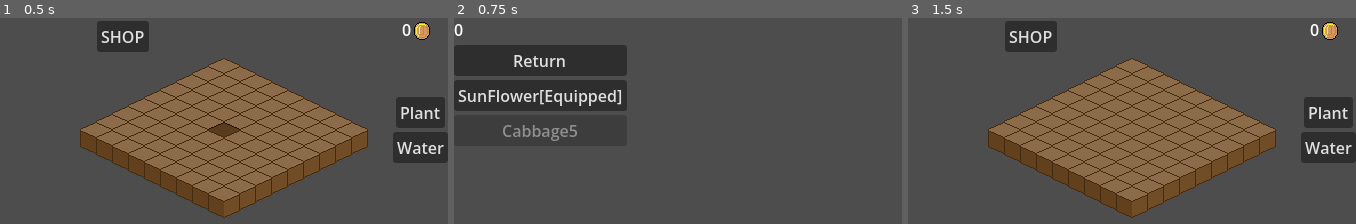
Above: before the commit, frames 1-3 (left to right).
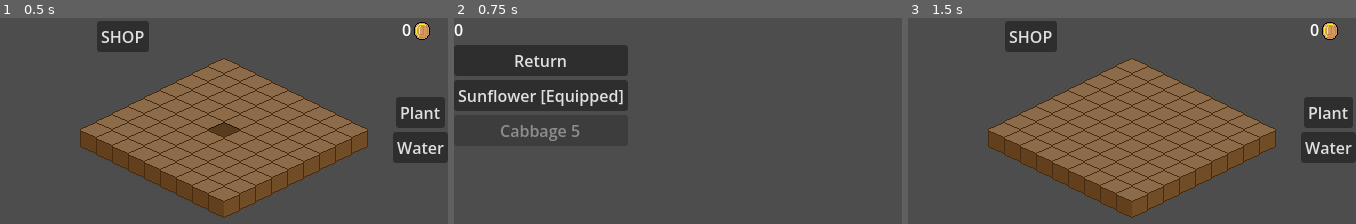
Above: after the commit, the same moments.

Repository: Ronph/godot-idle-garden
Game: Godot game, scene res://Scenes/Garden.tscn
The game is run twice, just before and just after one commit, with the same random seed, the same clock (stepped at 60 frames per second) and the same inputs.
Inputs:
- Up to frame 1 (0.5 s): no input
- Up to frame 2 (0.75 s): click "SHOP" at 0.5 s
- Up to frame 3 (1.5 s): click "Return" at 1.25 s

Frame 1 is identical in both runs. In frame 2, 2.1% of the frame differs, in the area x 7-39%, y 14-60%; in frame 3, nothing differs.

Commit message:
fixed spelling/formatting

Diff:
--- a/Scenes/shop.tscn
+++ b/Scenes/shop.tscn
@@ -18,12 +18,12 @@
 layout_mode = 2
 text = "Return"
 
-[node name="SunFlower" type="Button" parent="CanvasLayer/VBoxContainer" unique_id=341604501]
+[node name="Sunflower" type="Button" parent="CanvasLayer/VBoxContainer" unique_id=341604501]
 layout_mode = 2
 
 [node name="Cabbage" type="Button" parent="CanvasLayer/VBoxContainer" unique_id=139151246]
 layout_mode = 2
 
 [connection signal="pressed" from="CanvasLayer/VBoxContainer/ReturnButton" to="CanvasLayer" method="_on_returnShop_button_pressed"]
-[connection signal="pressed" from="CanvasLayer/VBoxContainer/SunFlower" to="CanvasLayer" method="_on_sunflower_button_pressed"]
+[connection signal="pressed" from="CanvasLayer/VBoxContainer/Sunflower" to="CanvasLayer" method="_on_sunflower_button_pressed"]
 [connection signal="pressed" from="CanvasLayer/VBoxContainer/Cabbage" to="CanvasLayer" method="_on_cabbage_button_pressed"]
--- a/Scripts/GameManager.gd
+++ b/Scripts/GameManager.gd
@@ -5,10 +5,10 @@
 var coins : int
 var unlocked_flowers: Array = ["Sunflower"]
 
-var flowerDic = {"SunFlower": [0, 6, 1, 0], #Sunflower, at position 0 in the list, with 5 growth stages, sell price
+var flowerDic = {"Sunflower": [0, 6, 1, 0], #Sunflower, at position 0 in the list, with 5 growth stages, sell price
 				 "Cabbage": [1, 4, 2, 5]}
 
-var currentFlower = "SunFlower"
+var currentFlower = "Sunflower"
 func unlock_flower(flower:String, cost:int):
 	if coins >= cost and flower not in unlocked_flowers:
 		coins -= cost
--- a/Scripts/flowers.gd
+++ b/Scripts/flowers.gd
@@ -6,8 +6,6 @@
 
 # dictionnary containing the name of all our flowers
 # with assinged value a list of their order and max growth, and sell price
-
-
 
 func place_flower(tile, flowName, stage, x, y):
 	print(flowName)
--- a/Scripts/shop.gd
+++ b/Scripts/shop.gd
@@ -6,15 +6,19 @@
 	GameManager.gained_coins.connect(update_coin_display)
 	update_coin_display(GameManager.coins)
 	refresh_shop()
-func _on_returnShop_button_pressed():
-	get_tree().change_scene_to_file("res://Scenes/Garden.tscn")
 
 func update_coin_display(total):
 	$VBoxContainer/CoinCount.text = str(total)
 
+
+func _on_returnShop_button_pressed():
+	get_tree().change_scene_to_file("res://Scenes/Garden.tscn")
+
+
 func refresh_shop():
 	for flower in GameManager.flowerDic:
 		update_button(flower, flower, GameManager.flowerDic[flower][3])
+
 
 #This is just place holder updates
 func update_button(buttonName, flowerKey, cost):
@@ -23,15 +27,19 @@
 	var equipped = GameManager.currentFlower == flowerKey
 
 	if equipped:
-		button.text = flowerKey + "[Equipped]"
+		button.text = flowerKey + " [Equipped]"
 	elif owned:
-		button.text = flowerKey + "[Select]"
+		button.text = flowerKey + " [Select]"
 	else:
-		button.text = flowerKey + str(cost)
+		button.text = flowerKey + " " + str(cost)
 	button.disabled = not owned and GameManager.coins < cost
+
+
 func _on_sunflower_button_pressed():
-	GameManager.currentFlower = "SunFlower"
+	GameManager.currentFlower = "Sunflower"
 	refresh_shop()
+
+
 func _on_cabbage_button_pressed():
 	GameManager.currentFlower = "Cabbage"
 	if "Cabbage" not in GameManager.unlocked_flowers:
